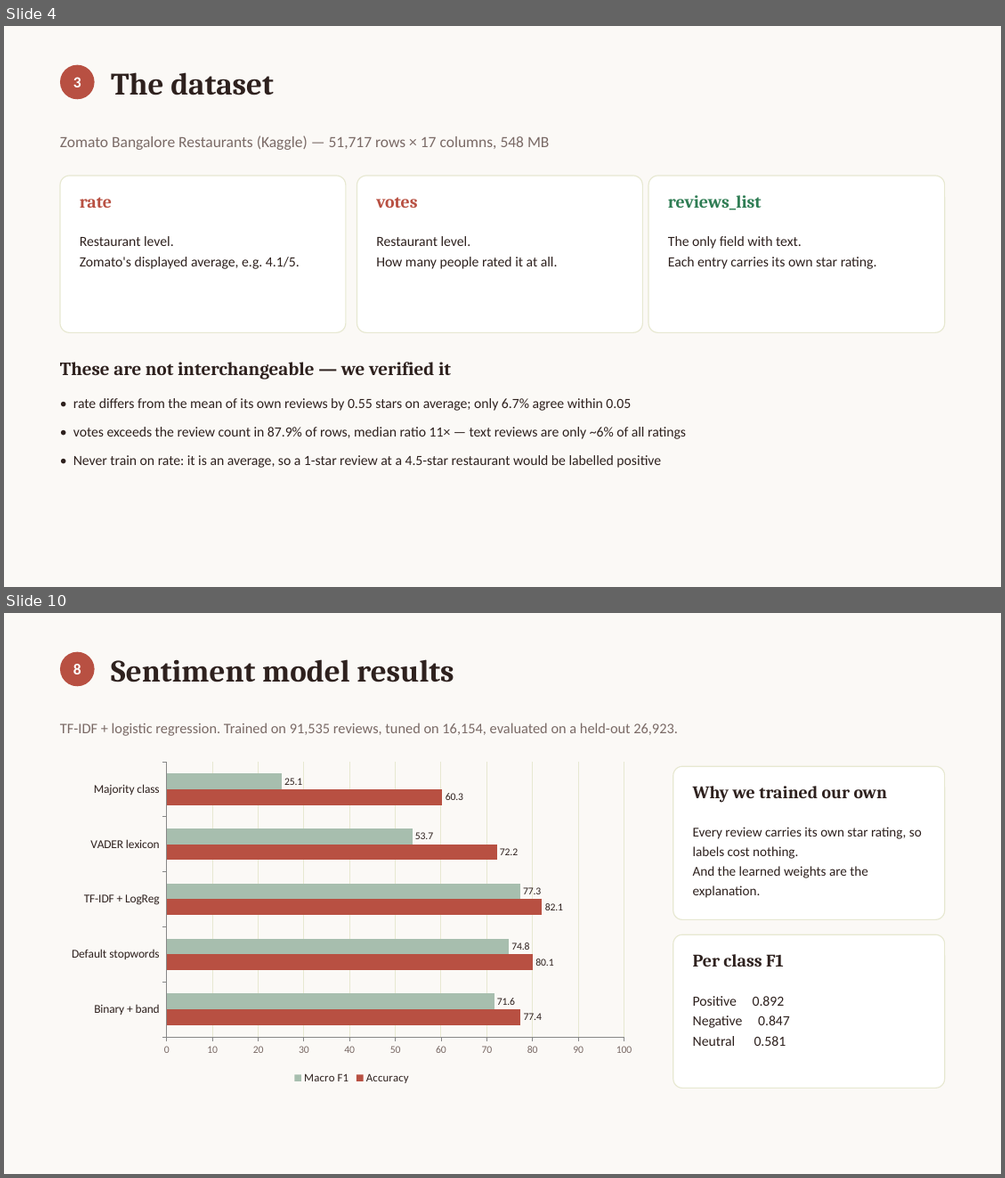
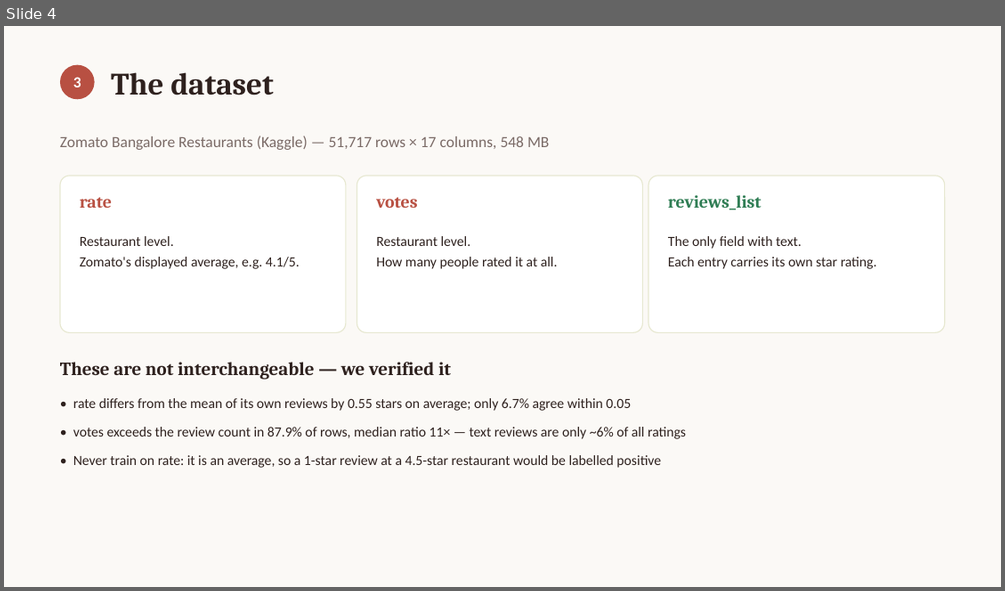
Before and after one commit to deesampan/nlp_project, a slide deck: output_project/reports/presentation.pptx. Shown one above the other, each under a label of ours: slides 4 and 10 before the commit, slide 4 after it; the slides between them are not shown. The pictures are 1005x1178 and 1005x591 pixels, drawn with LibreOffice and Linux fonts; fonts in the diff are those of the drawing. Boxes give left, top, right and bottom in pixels: in the first picture for what was removed or moved away, otherwise in the second. Text is boxed around its words. In the diff, an @@ line names an element or a change of style, - is before the commit and + after.

```diff
--- a/output_project/reports/presentation.pptx
+++ b/output_project/reports/presentation.pptx
@@ slide 10 removed at box(4, 613, 1001, 1174), background #FBF9F6 @@
@@ ellipse removed at box(60, 652, 95, 686) @@
@@ text removed at box(73, 664, 81, 674) @@
-8
@@ text removed at box(111, 659, 453, 682) @@
-Sentiment model results
@@ text removed at box(60, 722, 678, 736) @@
-TF-IDF + logistic regression. Trained on 91,535 reviews, tuned on 16,154, evaluated on a held-out 26,923.
@@ bar chart removed at box(60, 755, 643, 1088) @@
-categories: Binary + band, Default stopwords, TF-IDF + LogReg, VADER lexicon, Majority class
-Accuracy: 77.4, 80.1, 82.1, 72.2, 60.3
-Macro F1: 71.6, 74.8, 77.3, 53.7, 25.1
@@ rounded rectangle removed at box(673, 766, 945, 919) @@
@@ text removed at box(693, 786, 888, 803) @@
-Why we trained our own
@@ text removed at box(693, 827, 922, 898) @@
-Every review carries its own star rating, so labels cost nothing.
-And the learned weights are the explanation.
@@ rounded rectangle removed at box(673, 934, 945, 1088) @@
@@ text removed at box(693, 954, 784, 966) @@
-Per class F1
@@ text removed at box(693, 996, 790, 1046) @@
-Positive 0.892
-Negative 0.847
-Neutral 0.581
```
Also in this commit, not shown: 6 slides changed, 5 slides added, 5 other slides removed, 2 other files.
